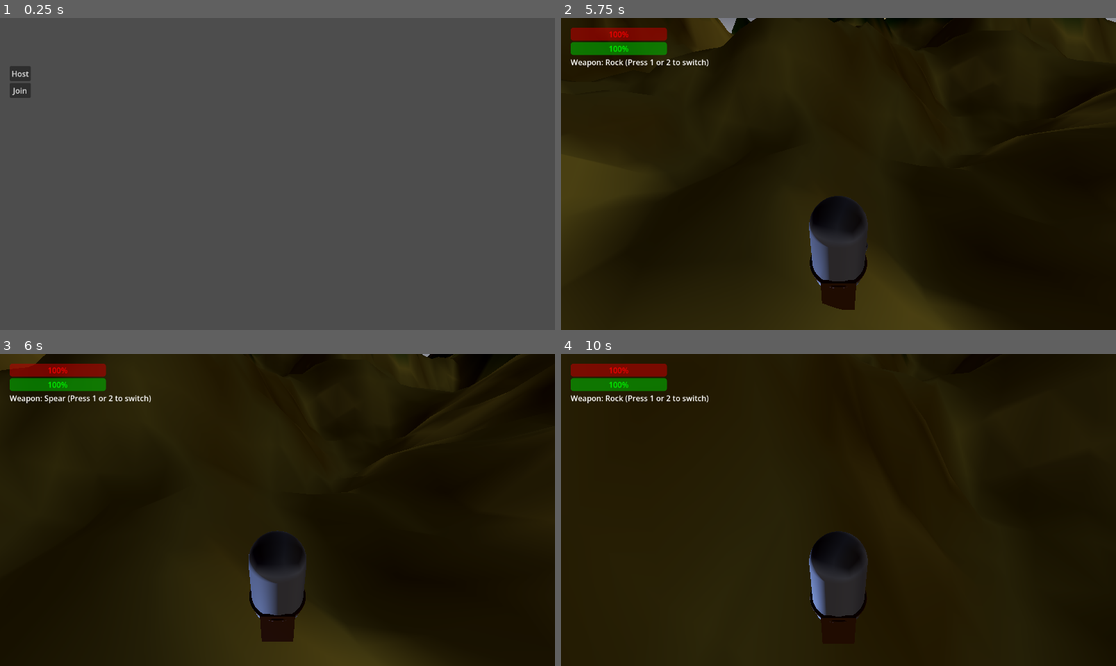
Above: before the commit, frames 1-4 (two rows, left to right).
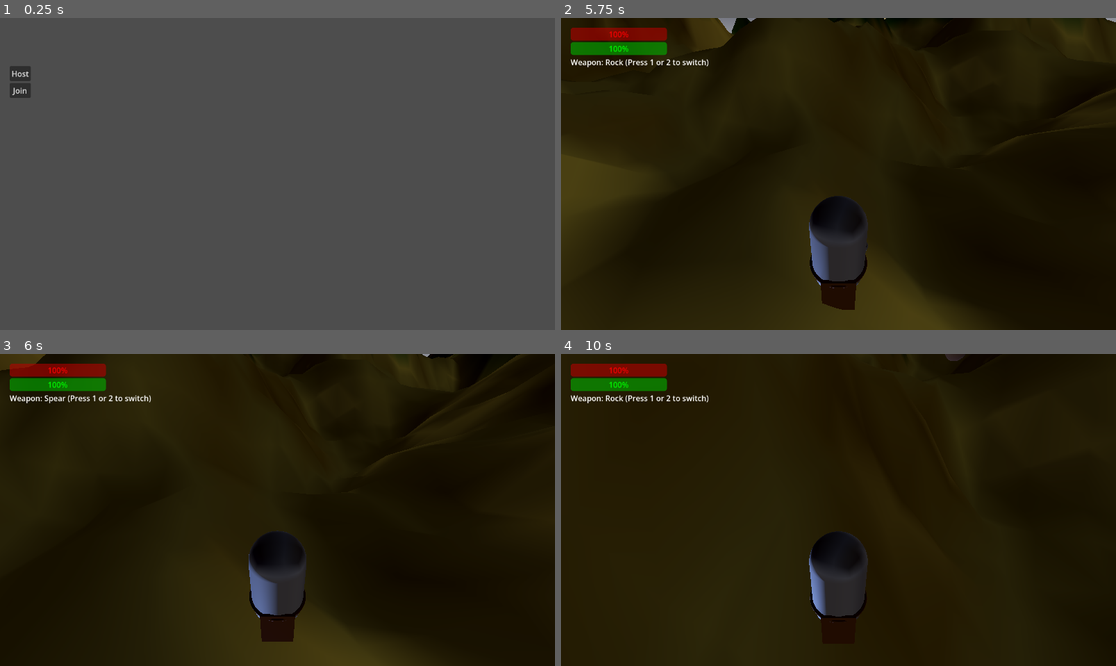
Above: after the commit, the same moments.

Repository: travist89/SpearMan
Game: Godot game, scene res://World.tscn
Two runs of this game, one before a commit and one after it. Both use one fixed random seed, a clock stepped at 60 frames per second and the inputs below. The project has no main scene, so this scene is started directly.
Inputs (mouse positions are in pixels of both pictures, inside the frame that each line leads up to):
- Up to frame 1 (0.25 s): no input
- Up to frame 2 (5.75 s): tap Enter (ui_accept) at 0.5, 0.77, 3.02, 4.52, 5.27 s; move the mouse to (810, 236) at 0.52 s; press the mouse at (810, 236) at 0.53 s; hold Up (ui_up) 0.53-1.25 s; release the mouse at (810, 236) at 1.25 s; click "Host" at 1.25 s; click "Cave (North West)" at 2 s; move the mouse to (877, 177) at 2.77 s; hold Up (ui_up) 2.78-4.28 s; tap 1 at 2.85 s; move the mouse to (794, 170) at 3.52 s; hold 2 3.53-4.28 s; move the mouse to (844, 174) at 4.27 s; hold Left (ui_left) 4.28-5.03 s; tap Shift at 4.35 s; move the mouse to (816, 167) at 5.02 s; press the mouse at (816, 167) at 5.03 s; hold Up (ui_up) from 5.03 s (still down)
- Up to frame 3 (6 s): keep holding Up (ui_up); move the mouse to (305, 510) at 5.77 s; release the mouse at (305, 510) at 5.78 s; tap 1 at 5.85 s
- Up to frame 4 (10 s): tap Enter (ui_accept) at 6.02, 7.25, 7.52, 8.27, 9.02 s; move the mouse to (810, 510) at 6.52 s; hold 2 6.53-7.28 s; move the mouse to (849, 503) at 7.27 s; release Up (ui_up) at 7.28 s; hold Right (ui_right) 7.28-8.03 s; tap Shift at 7.35 s; move the mouse to (832, 516) at 8.02 s; press the mouse at (832, 516) at 8.03 s; hold Up (ui_up) from 8.03 s (still down); move the mouse to (877, 513) at 8.77 s; release the mouse at (877, 513) at 8.78 s; tap 1 at 8.85 s; move the mouse to (794, 506) at 9.52 s; hold 2 from 9.53 s (still down)

Frames 1-3 are identical in both runs. In frame 4, less than 0.1% of the frame differs, in the area x 69-73%, y 0-3%.

Commit message:
v1.2 Release: Aggressive Mammoths, high-density continuous spawning, and increased difficulty

Diff:
--- a/Mammoth.gd
+++ b/Mammoth.gd
@@ -1,11 +1,12 @@
 extends CharacterBody3D
 
-@export var speed = 2.0
-@export var run_speed = 6.0
-@export var detection_radius = 20.0
-@export var flee_radius = 15.0
-@export var max_health = 200.0
-@export var health = 200.0
+@export var speed = 3.0
+@export var run_speed = 8.0
+@export var detection_radius = 25.0
+@export var attack_radius = 5.0
+@export var damage = 50.0
+@export var max_health = 250.0
+@export var health = 250.0
 
 var gravity = ProjectSettings.get_setting("physics/3d/default_gravity")
 
@@ -47,24 +48,26 @@
 	if player:
 		var dist = global_position.distance_to(player.global_position)
 
-		# If fleeing, keep fleeing until far enough
-		if state == "flee":
-			if dist > flee_radius * 2.0:
-				state = "wander"
-		# If wandering and player gets too close, maybe get annoyed or flee?
-		# For now, mammoths are peaceful unless provoked or very close
-		elif dist < 5.0:
-			state = "flee"
+		if dist < detection_radius:
+			state = "chase"
+		elif state == "chase" and dist > detection_radius * 1.5:
+			state = "wander"
 
-	if state == "flee" and player:
-		# Run away from player
-		var direction = (global_position - player.global_position).normalized()
+	if state == "chase" and player:
+		# Attack player
+		var direction = (player.global_position - global_position).normalized()
 		direction.y = 0
 		velocity.x = direction.x * run_speed
 		velocity.z = direction.z * run_speed
 
-		if velocity.length() > 0.1:
-			look_at(global_position + velocity, Vector3.UP)
+		var target_pos = Vector3(player.global_position.x, global_position.y, player.global_position.z)
+		if global_position.distance_squared_to(target_pos) > 0.1:
+			look_at(target_pos, Vector3.UP)
+
+		# Deal damage if close
+		if global_position.distance_to(player.global_position) < attack_radius:
+			if player.has_method("take_damage"):
+				player.take_damage(damage * delta)
 
 	elif state == "wander":
 		wander_timer -= delta
--- a/World.gd
+++ b/World.gd
@@ -396,6 +396,54 @@
 func create_mammoth_at(pos):
 	spawner.spawn({"pos": pos, "type": "mammoth"})
 
+var spawn_timer = 0.0
+var spawn_interval = 1.0 # Spawn every 1 second (much faster)
+var max_enemies = 200 # Much higher cap
+
+func _physics_process(delta):
+	# ... (update_day_night_cycle is called in _process, not physics)
+
+	if multiplayer.is_server():
+		spawn_timer += delta
+		if spawn_timer >= spawn_interval:
+			spawn_timer = 0.0
+			try_spawn_random_enemy()
+
+func try_spawn_random_enemy():
+	# Count current enemies
+	var current_enemies = 0
+	for child in get_children():
+		if child.name.begins_with("Enemy") or child.name.begins_with("BigEnemy") or child.name.begins_with("Mammoth"):
+			current_enemies += 1
+
+	if current_enemies >= max_enemies:
+		return
+
+	var pos = find_random_spawn_pos()
+	if pos == Vector3.ZERO: return # Failed to find spot
+
+	var r = randf()
+	if r < 0.4:
+		create_enemy_at(pos, false) # Normal (40%)
+	elif r < 0.6:
+		create_enemy_at(pos, true) # Big (20%)
+	else:
+		create_mammoth_at(pos) # Mammoth (40%)
+
+func find_random_spawn_pos():
+	for i in range(10): # Try 10 times
+		var x = randf_range(-terrain_size/2, terrain_size/2)
+		var z = randf_range(-terrain_size/2, terrain_size/2)
+
+		# Get terrain height from noise
+		var y = noise.get_noise_2d(x, z) * terrain_height
+		if abs(x) < 15 and abs(z) < 15: y = lerp(y, 3.0, 0.95)
+
+		if y > lake_level + 1.0:
+			return Vector3(x, y + 2.0, z)
+
+	return Vector3.ZERO
+
 func scatter_collectibles(count):
 	for i in range(count):
 		var x = randf_range(-terrain_size/2, terrain_size/2); var z = randf_range(-terrain_size/2, terrain_size/2); var y = noise.get_noise_2d(x, z) * terrain_height
Not shown, changed: GODOT_NETWORKING_DOCS.md
